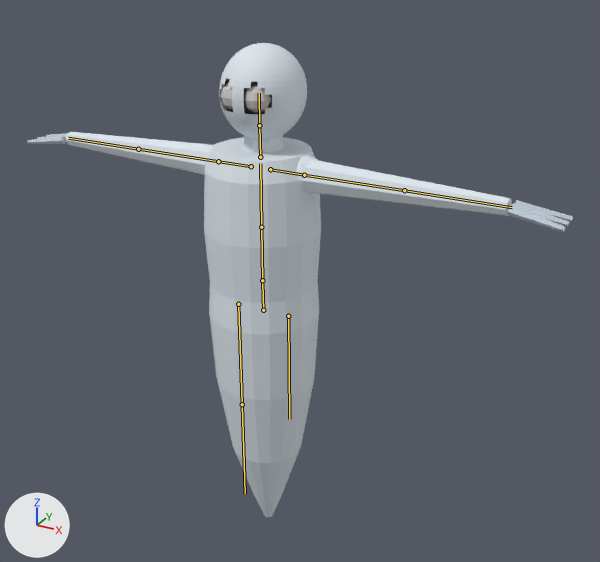
Before and after pictures for a commit that changed the FBX model Assets/Resources/Bodies/Ghost.fbx.
One viewpoint serves both versions: a 50 mm camera at (0.742, -1.206, 1.179) aimed at (0.052, 0.048, 0.552). Lighting does not change. The marker at lower left points along +X, +Y and +Z. The older version comes first. The bones that change, and the others that lie on the model, are drawn over the model as lines.

Names of what the first picture shows: 'GhostMesh'.
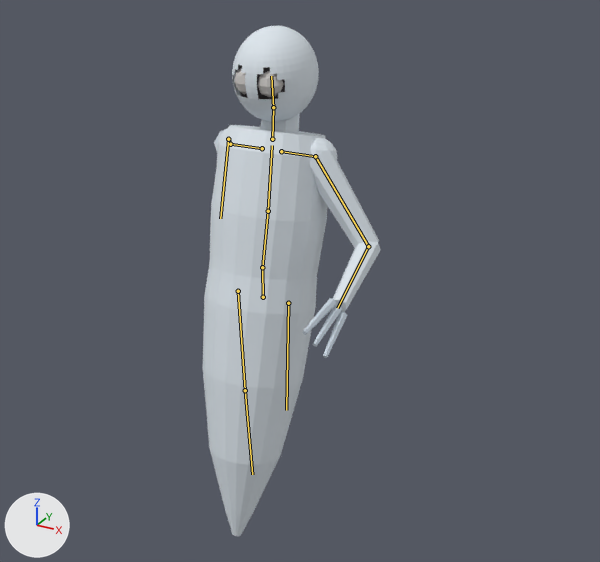
The newer file adds an action. The first version stands in its rest pose; the second is drawn at frame 7 of the action 'Ghost|Attack'.

Where the change shows, as pixel boxes (x1, y1, x2, y2) in the pictures (600 x 562 px):
'GhostMesh', posed (67% narrower, 8% taller)
    before: (27, 43, 573, 517)
    after: (203, 26, 380, 536)
bone 'Hips', root to tip
    before: (263, 310) to (262, 282)
    after: (263, 297) to (262, 269)
bone 'Spine', root to tip
    before: (262, 280) to (261, 227)
    after: (262, 267) to (268, 211)
bone 'Chest', root to tip
    before: (261, 227) to (260, 163)
    after: (268, 211) to (272, 145)
bone 'Neck', root to tip
    before: (260, 157) to (259, 125)
    after: (272, 139) to (273, 107)
bone 'Head', root to tip
    before: (259, 125) to (259, 93)
    after: (273, 107) to (271, 76)
bone 'LeftUpperArm', root to tip
    before: (304, 175) to (404, 190)
    after: (315, 156) to (368, 246)
bone 'LeftLowerArm', root to tip
    before: (404, 190) to (512, 207)
    after: (368, 246) to (337, 308)
bone 'RightUpperArm', root to tip
    before: (218, 161) to (138, 149)
    after: (230, 144) to (228, 139)
bone 'RightLowerArm', root to tip
    before: (138, 149) to (68, 138)
    after: (228, 139) to (220, 218)

The change in detail:
Bone 'Hips' (bone_hips) moves from (0.0, 0.0, 0.0) to (0.0, 0.027, 0.0).
Bone 'Spine' (bone_spine) turns from (0, 0, 0) to (-13, 0, 0) degrees about its own x, y and z.
Bone 'Chest' (bone_chest) turns from (0, 0, 0) to (4, 0, 0) degrees about its own x, y and z.
Bone 'Neck' (bone_neck) turns from (0, 0, 0) to (4, 0, 0) degrees about its own x, y and z.
Bone 'Head' (bone_head) turns from (0, 0, 0) to (10, 0, 0) degrees about its own x, y and z.
Bone 'LeftUpperArm' (bone_leftupperarm) turns from (0, 0, 0) to (-56, 12, 0) degrees about its own x, y and z.
Bone 'LeftLowerArm' (bone_leftlowerarm) turns from (0, 0, 0) to (0, 0, -76) degrees about its own x, y and z.
Bone 'RightUpperArm' (bone_rightupperarm) turns from (0, 0, 0) to (-56, -85, 0) degrees about its own x, y and z.
Bone 'RightLowerArm' (bone_rightlowerarm) turns from (0, 0, 0) to (0, 0, 76) degrees about its own x, y and z.
